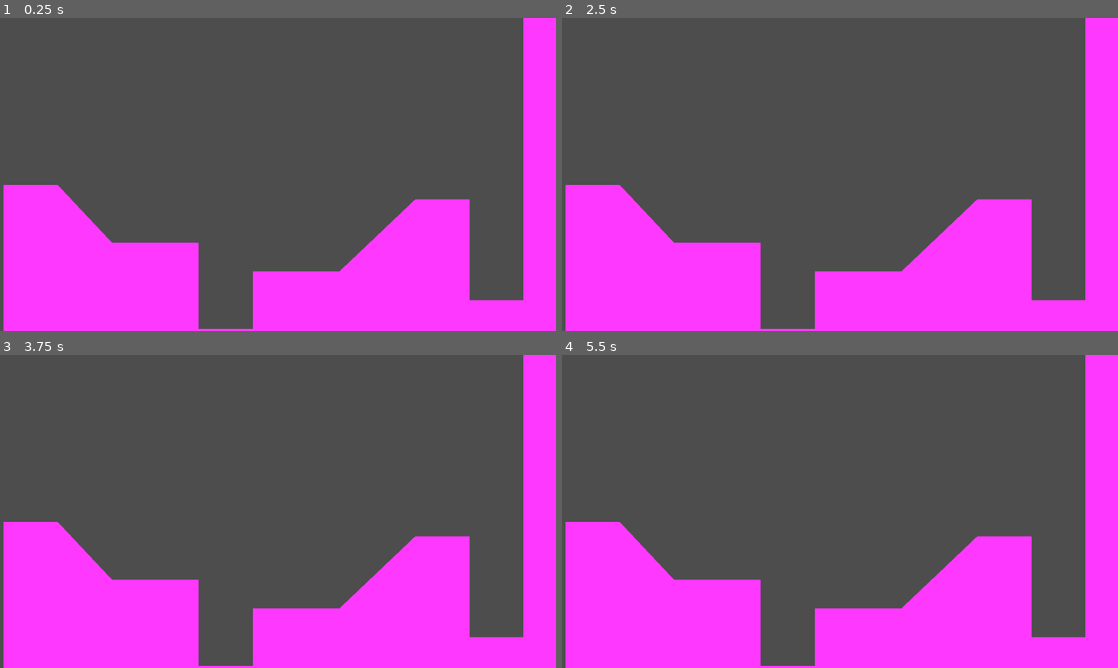
Above: before the commit, frames 1-4 (two rows, left to right).
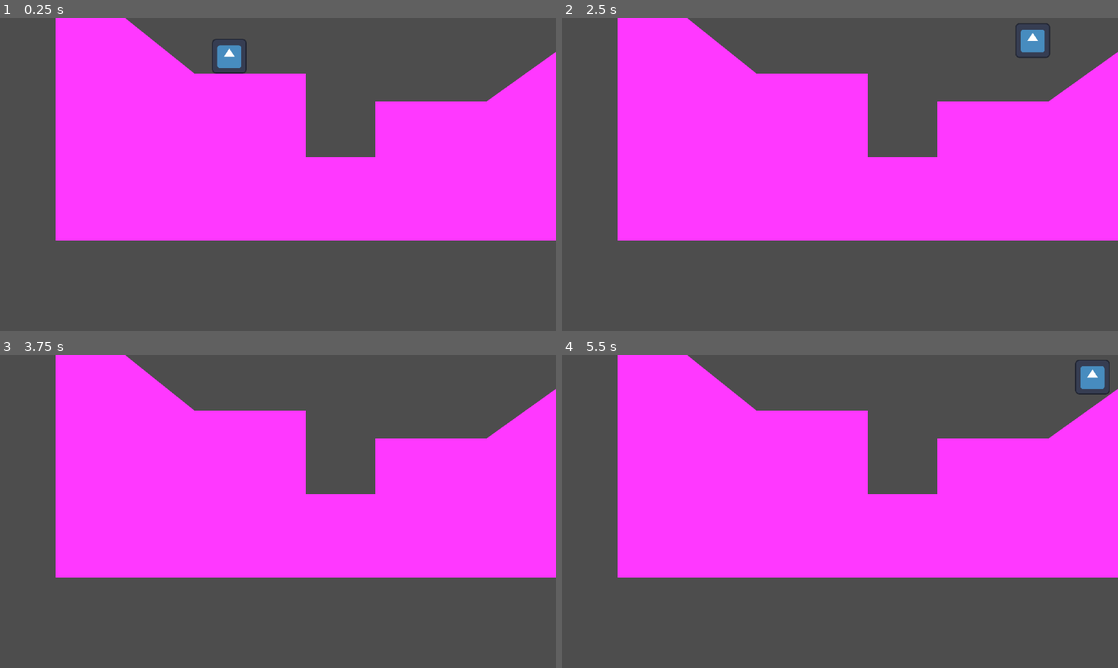
Above: after the commit, the same moments.

Repository: blondeman/GMTK2025
Game: Godot game, scene res://world.tscn
Same seed, same stepped clock (60 frames per second), same inputs: the game is played once before the commit and once after it. The engine's default icon, where the game draws it, is replaced by a stand-in: a white triangle on a blue panel in a dark square.
Inputs:
- Up to frame 1 (0.25 s): no input
- Up to frame 2 (2.5 s): tap Enter (ui_accept) at 0.5, 0.6, 0.77, 1.07, 1.25, 1.35, 1.52, 1.82, 2, 2.1 s; hold Right (ui_right) 0.53-2.03 s; hold Left (ui_left) from 2.03 s (still down)
- Up to frame 3 (3.75 s): release Left (ui_left) at 2.78 s; hold Right (ui_right) from 2.78 s (still down); tap Enter (ui_accept) at 2.85, 3.02, 3.32, 3.6 s
- Up to frame 4 (5.5 s): tap Enter (ui_accept) at 3.77, 4.07, 4.25, 4.35, 4.52, 4.82, 5, 5.1 s; release Right (ui_right) at 4.28 s; hold Left (ui_left) 4.28-5.03 s; hold Right (ui_right) from 5.03 s (still down)

The runs differ from the first frame. In frame 1, 65% of the frame differs, in the area x 0-100%, y 0-100%; in frame 2, 65%; in frame 3, 65%; in frame 4, 65%.

Commit message:
basic player character + collisions

Diff:
--- /dev/null
+++ b/GMTK 2025/player.gd
@@ -0,0 +1,25 @@
+extends CharacterBody2D
+
+
+const SPEED = 300.0
+const JUMP_VELOCITY = -400.0
+
+
+func _physics_process(delta: float) -> void:
+	# Add the gravity.
+	if not is_on_floor():
+		velocity += get_gravity() * delta
+
+	# Handle jump.
+	if Input.is_action_just_pressed("ui_accept") and is_on_floor():
+		velocity.y = JUMP_VELOCITY
+
+	# Get the input direction and handle the movement/deceleration.
+	# As good practice, you should replace UI actions with custom gameplay actions.
+	var direction := Input.get_axis("ui_left", "ui_right")
+	if direction:
+		velocity.x = direction * SPEED
+	else:
+		velocity.x = move_toward(velocity.x, 0, SPEED)
+
+	move_and_slide()
--- /dev/null
+++ b/GMTK 2025/player.tscn
@@ -0,0 +1,17 @@
+[gd_scene load_steps=4 format=3 uid="uid://oqmd233j2u7e"]
+
+[ext_resource type="Texture2D" uid="uid://cp7j4v6qbqaqa" path="res://icon.svg" id="1_4flbx"]
+[ext_resource type="Script" uid="uid://ibysf7h3a347" path="res://player.gd" id="1_onrkg"]
+
+[sub_resource type="RectangleShape2D" id="RectangleShape2D_onrkg"]
+
+[node name="CharacterBody2D" type="CharacterBody2D"]
+script = ExtResource("1_onrkg")
+
+[node name="Sprite2D" type="Sprite2D" parent="."]
+position = Vector2(-1.19209e-07, -1.19209e-07)
+scale = Vector2(0.15625, 0.15625)
+texture = ExtResource("1_4flbx")
+
+[node name="CollisionShape2D" type="CollisionShape2D" parent="."]
+shape = SubResource("RectangleShape2D_onrkg")
--- a/GMTK 2025/world.tscn
+++ b/GMTK 2025/world.tscn
@@ -1,6 +1,7 @@
-[gd_scene load_steps=2 format=3 uid="uid://dj26sjjx2kkp4"]
+[gd_scene load_steps=3 format=3 uid="uid://dj26sjjx2kkp4"]
 
 [ext_resource type="Script" uid="uid://cebxe8koegfym" path="res://world.gd" id="1_f3sb7"]
+[ext_resource type="PackedScene" uid="uid://oqmd233j2u7e" path="res://player.tscn" id="2_fj7yv"]
 
 [node name="World" type="Node2D"]
 position = Vector2(32, 0)
@@ -9,9 +10,10 @@
 [node name="StaticBody2D" type="StaticBody2D" parent="."]
 
 [node name="CollisionPolygon2D" type="CollisionPolygon2D" parent="StaticBody2D"]
-position = Vector2(-29.9438, 96)
-scale = Vector2(0.779436, 1.03571)
 polygon = PackedVector2Array(0, 0, 40, 0, 80, 32, 112, 32, 144, 32, 144, 80, 184, 80, 184, 48, 248, 48, 304, 8, 344, 8, 344, 64, 384, 64, 384, -96, 448, -96, 448, 64, 448, 72, 448, 128, 0, 128)
 
 [node name="Polygon2D" type="Polygon2D" parent="StaticBody2D/CollisionPolygon2D"]
 color = Color(1, 0.219608, 1, 1)
+
+[node name="CharacterBody2D" parent="StaticBody2D/CollisionPolygon2D" instance=ExtResource("2_fj7yv")]
+position = Vector2(100, 15.4483)
Not shown, added: GMTK 2025/player.gd.uid
